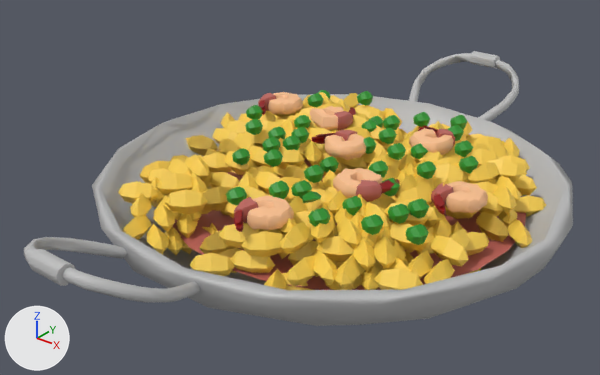
Renders of the FBX model FoodFight/Assets/Materials/Food/paella.fbx from each side of a commit.
Camera for both pictures: a camera (50 mm lens) standing at (0.802, -1.077, 0.739) and looking at (-0.042, -0.021, 0.084). Every picture has the same lights, and +X, +Y and +Z are marked at lower left. Where no turn or scale is listed for an object, it has been applied to the vertices.

The first picture shows 'nurbsToPoly1', 'nurbsToPoly2', 'nurbsToPoly3', 'nurbsToPoly4', 'nurbsToPoly5', 'pDisc1', 'paella:pCylinder1', 'paella:pCylinder2', 'paella_mix_model:body', 'paella_mix_model:body.003', 'paella_mix_model:body.004', 'paella_mix_model:body.006', 'paella_mix_model:rice118', 'paella_mix_model:rice200', 'paella_mix_model:rice7'.
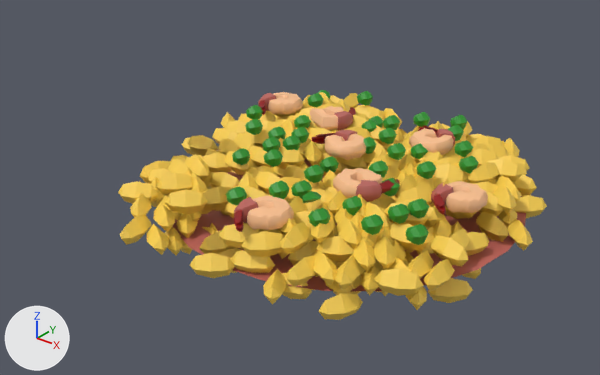
Commit message: Removed paella plate to prevent lagging

Edits to the bpy script that builds the scene:
```text
Remove ob_nurbstopoly2:
    ob_nurbstopoly2 = bpy.data.objects.new('nurbsToPoly2', me_mesh_585)
    ob_nurbstopoly2.location = (0.0, 0.0, 0.0)
Remove ob_paella_pcylinder2:
    ob_paella_pcylinder2 = bpy.data.objects.new('paella:pCylinder2', me_mesh_582)
    ob_paella_pcylinder2.location = (-0.004, 0.595, 0.181)
Remove ob_nurbstopoly3:
    ob_nurbstopoly3 = bpy.data.objects.new('nurbsToPoly3', me_mesh_586)
    ob_nurbstopoly3.location = (0.0, 0.0, 0.0)
Remove ob_nurbstopoly4:
    ob_nurbstopoly4 = bpy.data.objects.new('nurbsToPoly4', me_mesh_587)
    ob_nurbstopoly4.location = (0.0, 0.0, 0.0)
Remove ob_nurbstopoly5:
    ob_nurbstopoly5 = bpy.data.objects.new('nurbsToPoly5', me_mesh_588)
    ob_nurbstopoly5.location = (0.0, 0.0, 0.0)
Remove ob_nurbstopoly1:
    ob_nurbstopoly1 = bpy.data.objects.new('nurbsToPoly1', me_mesh_584)
    ob_nurbstopoly1.location = (0.0, 0.0, 0.0)
Remove ob_paella_pcylinder1:
    ob_paella_pcylinder1 = bpy.data.objects.new('paella:pCylinder1', me_mesh_583)
    ob_paella_pcylinder1.location = (-0.02, -0.559, 0.181)
```

Boxes [x1, y1, x2, y2] around the edits, measured in the pictures (600 x 375 px):
'nurbsToPoly2', deleted
    before: [92, 94, 573, 326]
'nurbsToPoly5', deleted
    before: [62, 267, 200, 302]
'nurbsToPoly4', deleted
    before: [24, 237, 127, 262]
'paella:pCylinder1', deleted
    before: [28, 249, 75, 286]
'nurbsToPoly3', deleted
    before: [478, 59, 519, 121]
'nurbsToPoly1', deleted
    before: [409, 53, 471, 102]
'paella:pCylinder2', deleted
    before: [470, 51, 500, 69]
